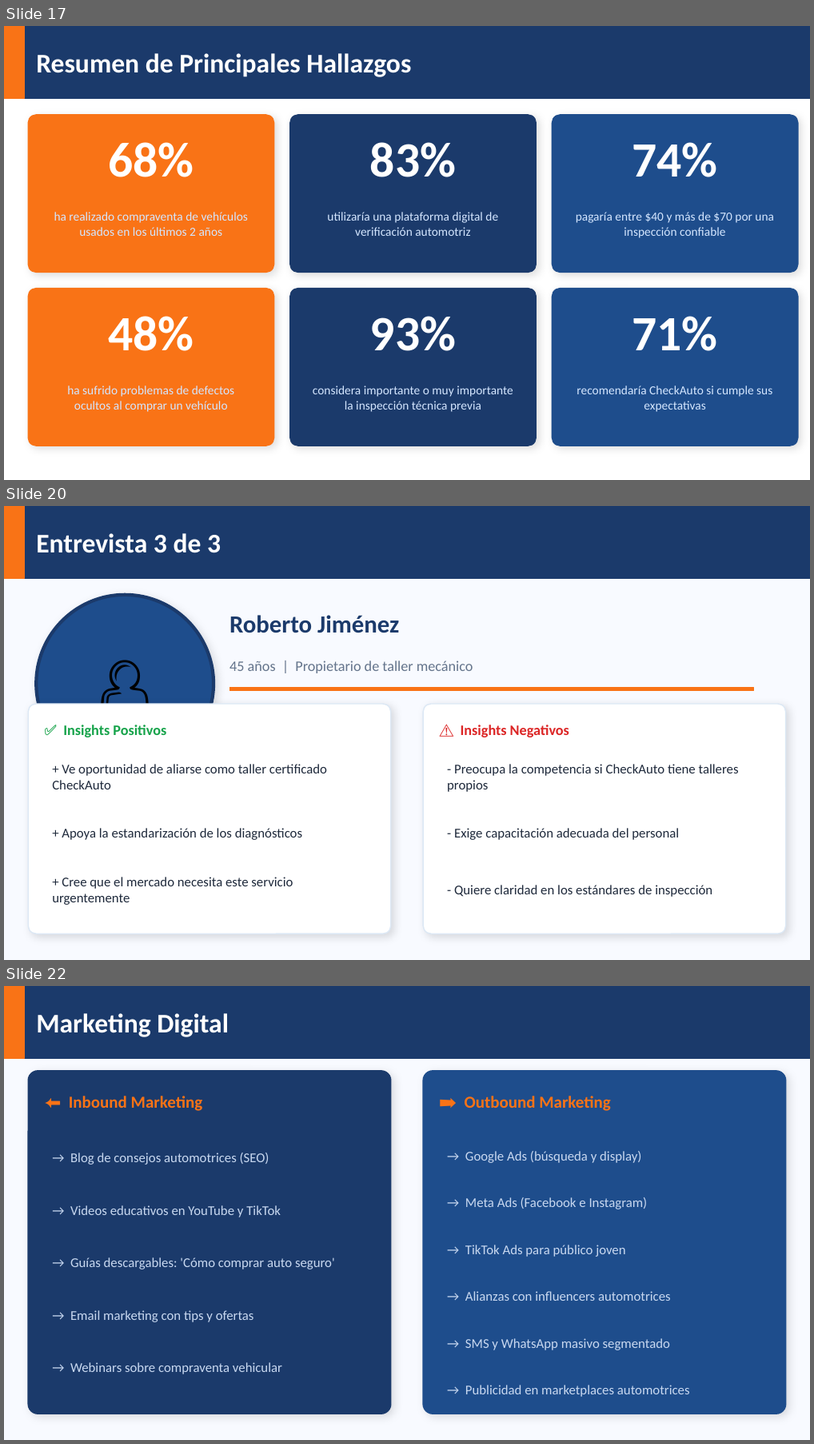
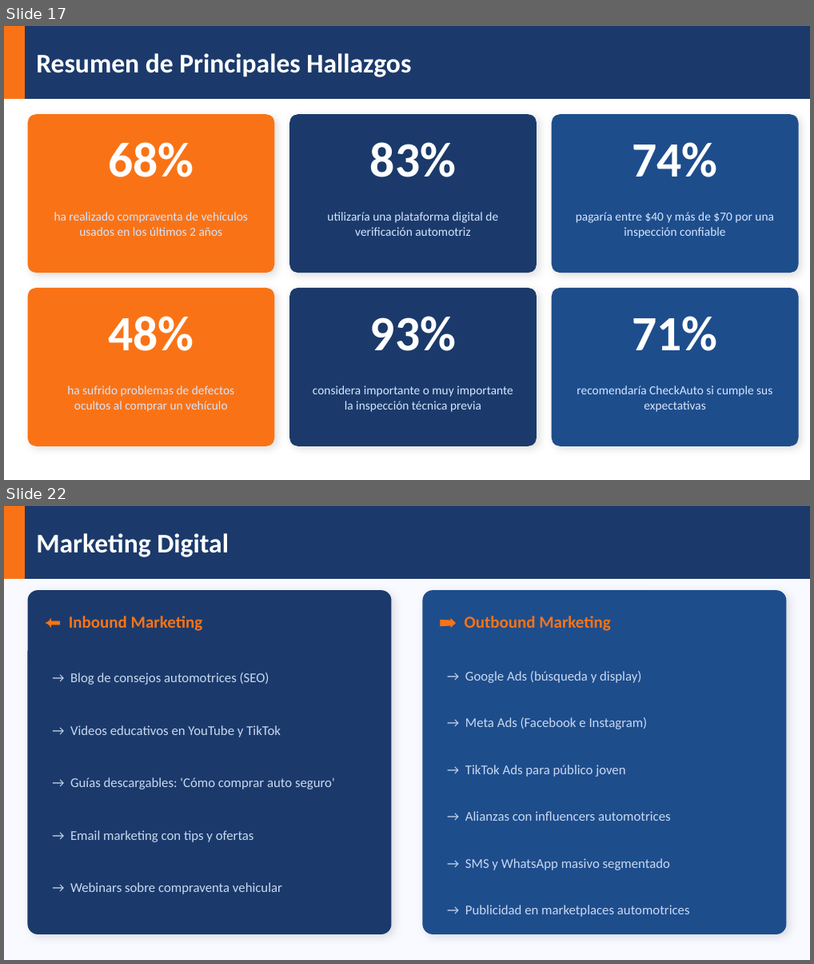
Before and after one commit to jhonnBoza/pptcheckauto, a slide deck: CheckAuto_Presentacion.pptx. Shown one above the other, each under a label of ours: slides 17, 20 and 22 before the commit, slides 17 and 22 after it; the slides between them are not shown. The pictures are 814x1444 and 814x964 pixels, drawn with LibreOffice and Linux fonts; fonts in the diff are those of the drawing. Boxes give left, top, right and bottom in pixels: in the first picture for what was removed or moved away, otherwise in the second. Text is boxed around its words. In the diff, an @@ line names an element or a change of style, - is before the commit and + after.

```diff
--- a/CheckAuto_Presentacion.pptx
+++ b/CheckAuto_Presentacion.pptx
@@ slide 20 removed at bbox=[4, 506, 810, 960], background #F8FAFF @@
@@ rectangle removed at bbox=[4, 506, 810, 579] @@
@@ rectangle removed at bbox=[4, 506, 24, 579] @@
@@ text removed at bbox=[36, 533, 221, 553] @@
-Entrevista 3 de 3
@@ ellipse removed at bbox=[36, 595, 214, 772] @@
@@ text removed at bbox=[36, 595, 214, 772] @@
-👤
@@ text removed at bbox=[230, 615, 399, 633] @@
-Roberto Jiménez
@@ text removed at bbox=[230, 660, 474, 673] @@
-45 años | Propietario de taller mecánico
@@ rectangle removed at bbox=[230, 688, 754, 691] @@
@@ rounded rectangle removed at bbox=[28, 704, 391, 933] @@
@@ rounded rectangle removed at bbox=[423, 704, 786, 933] @@
@@ text removed at bbox=[63, 724, 166, 737] @@
-✅ Insights Positivos
@@ text removed at bbox=[461, 724, 570, 737] @@
-⚠️ Insights Negativos
@@ text removed at bbox=[52, 764, 327, 789] @@
-+ Ve oportunidad de aliarse como taller certificado CheckAuto
@@ text removed at bbox=[447, 764, 739, 792] @@
-- Preocupa la competencia si CheckAuto tiene talleres propios
@@ text removed at bbox=[62, 828, 302, 840] @@
-+ Apoya la estandarización de los diagnósticos
@@ text removed at bbox=[454, 828, 679, 840] @@
-- Exige capacitación adecuada del personal
@@ text removed at bbox=[52, 876, 293, 904] @@
-+ Cree que el mercado necesita este servicio urgentemente
@@ text removed at bbox=[454, 884, 713, 896] @@
-- Quiere claridad en los estándares de inspección
```
Also in this commit, not shown: 1 slide changed, 3 slides added, 2 other slides removed.
